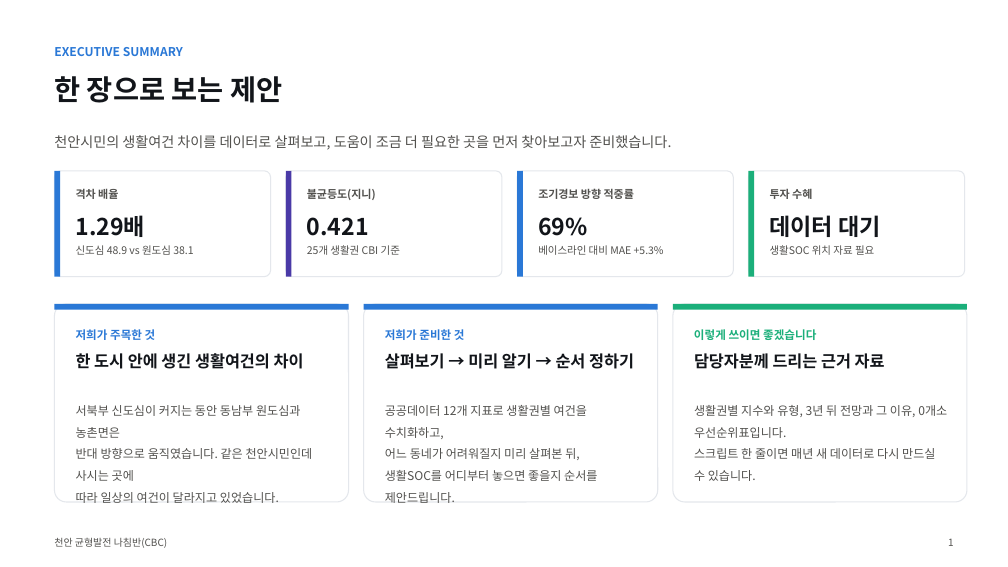
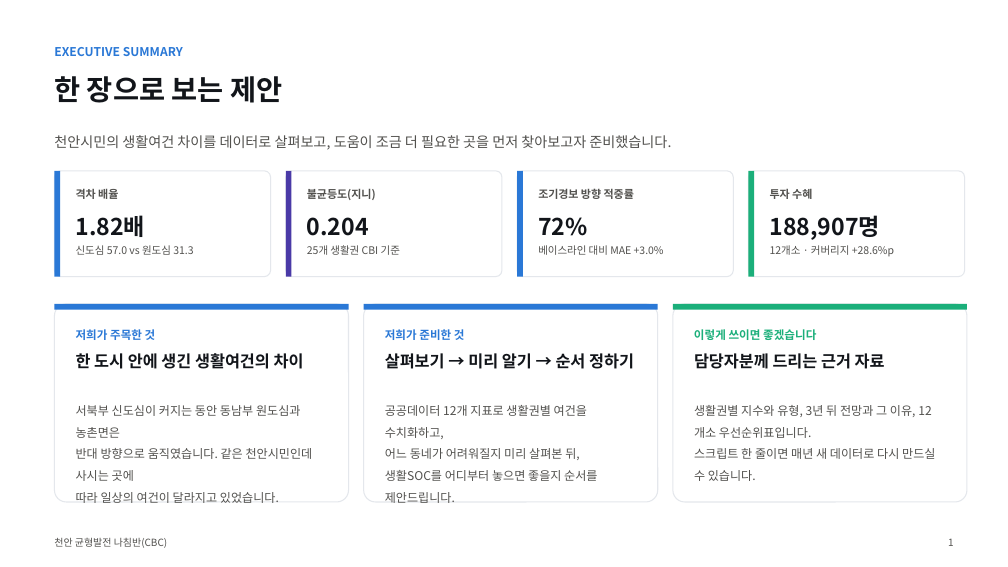
Before and after one commit to BioCode67/2026-AI-, a slide deck: slide 2 of deliverables/기획서_천안균형발전나침반_CBC.pptx. Drawn at 1008x567 pixels with LibreOffice and Linux fonts; fonts in the diff are those of the drawing. Boxes give left, top, right and bottom in pixels: in the first picture for what was removed or moved away, otherwise in the second. Text is boxed around its words. In the diff, an @@ line names an element or a change of style, - is before the commit and + after.

```diff
--- a/deliverables/기획서_천안균형발전나침반_CBC.pptx
+++ b/deliverables/기획서_천안균형발전나침반_CBC.pptx
@@ text at <box>76,215,146,237</box>: text changed @@
-1.29배
+1.82배
@@ text at <box>307,217,369,236</box>: text changed @@
-0.421
+0.204
@@ text at <box>538,217,587,236</box>: text changed @@
-69%
+72%
@@ text at <box>770,215,880,240</box>: text changed @@
-데이터 대기
+188,907명
@@ text at <box>76,245,193,255</box>: text changed @@
-신도심 48.9 vs 원도심 38.1
+신도심 57.0 vs 원도심 31.3
@@ text at <box>538,245,664,255</box>: text changed @@
-베이스라인 대비 MAE +5.3%
+베이스라인 대비 MAE +3.0%
@@ text at <box>770,245,894,256</box>: text changed @@
-생활SOC 위치 자료 필요
+12개소 · 커버리지 +28.6%p
@@ text at <box>694,405,916,438</box>: text changed @@
-생활권별 지수와 유형, 3년 뒤 전망과 그 이유, 0개소 우선순위표입니다.
+생활권별 지수와 유형, 3년 뒤 전망과 그 이유, 12개소 우선순위표입니다.
```
Also in this commit, not shown: 16 other slides changed, 2 slides added, 1 slide removed, 22 other files.
